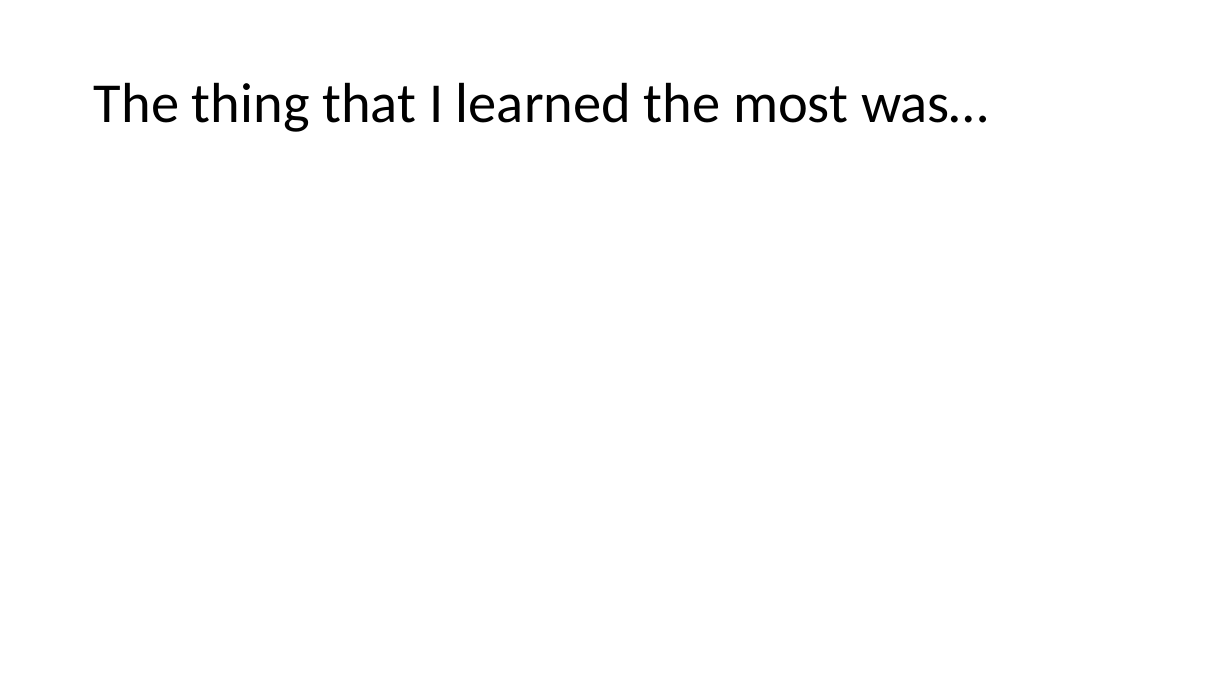
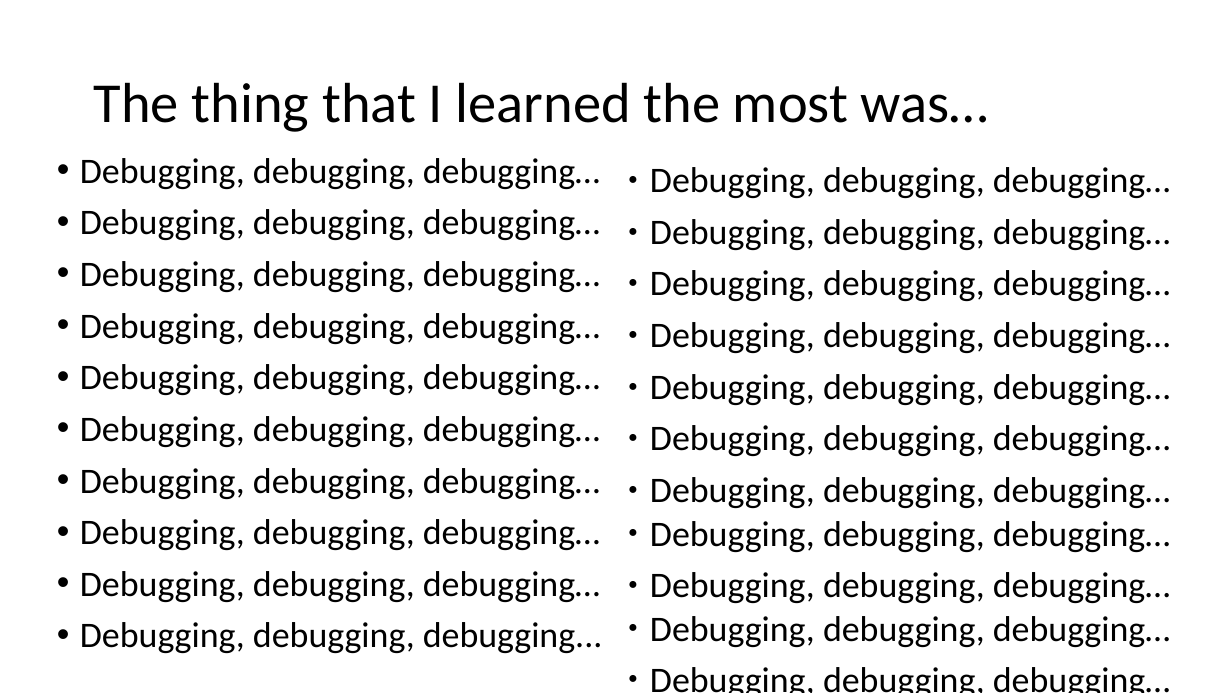
Before and after one commit to H-Criqui/2019-fall-cs112, a slide deck: slide 5 of course files/presentation slide deck.pptx. Drawn at 1232x693 pixels with LibreOffice and Linux fonts; fonts in the diff are those of the drawing. Boxes give left, top, right and bottom in pixels: in the first picture for what was removed or moved away, otherwise in the second. Text is boxed around its words. In the diff, an @@ line names an element or a change of style, - is before the commit and + after.

```diff
--- a/course files/presentation slide deck.pptx
+++ b/course files/presentation slide deck.pptx
@@ text added at bbox=[80, 158, 600, 602], 28 pt, text #000000 @@
+• Debugging, debugging, debugging…
+• Debugging, debugging, debugging…
+• Debugging, debugging, debugging…
+• Debugging, debugging, debugging…
+• Debugging, debugging, debugging…
+• Debugging, debugging, debugging…
+• Debugging, debugging, debugging…
+• Debugging, debugging, debugging…
+• Debugging, debugging, debugging…
+• Debugging, debugging, debugging...
@@ text added at bbox=[650, 167, 1170, 693], 28 pt, text #000000 @@
+● Debugging, debugging, debugging…
+● Debugging, debugging, debugging…
+● Debugging, debugging, debugging…
+● Debugging, debugging, debugging…
+● Debugging, debugging, debugging…
+● Debugging, debugging, debugging…
+● Debugging, debugging, debugging…
+● Debugging, debugging, debugging…
+● Debugging, debugging, debugging…
+● Debugging, debugging, debugging…
+● Debugging, debugging, debugging…
+● And fixing things that already work...
```
Also in this commit, not shown: 1 other slide changed, 3 slides added, 4 slides removed, 1 other file.
